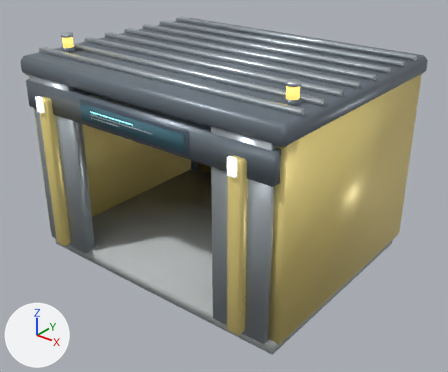
One commit to the glTF model assets/structures/krew_hq_ultra.glb: the scene before it, then after it.
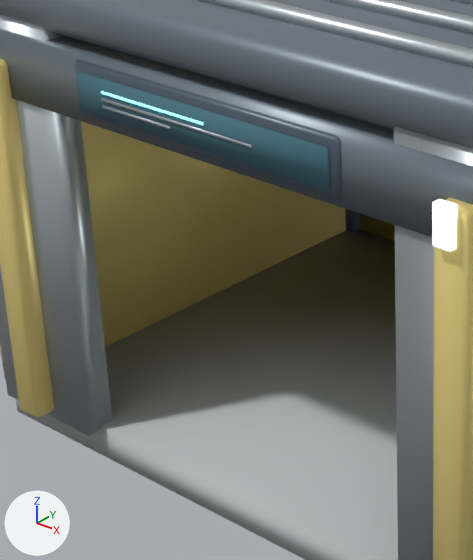
There are two pictures of each version: one whole from a 50 mm lens placed at (6.37, -7.96, 6.15), pointed at (0.22, -0.27, 1.38), one close up on the part from 11% to 54% of the width and 20% to 82% of the height. The axes (+X, +Y, +Z) are drawn at lower left. The lights are the same throughout. The first two pictures are the older version. Where no turn or scale is listed for an object, it has been applied to the vertices.

In view in the first close-up: 'Body_black', 'Foundation_concrete', 'FrontFrame_steel', 'Header_dark', 'Lamp_ink', 'PortalTrim_yellow', 'RoofRib_steel', 'Roof_dark', 'ScreenGraphics_glow', 'ScreenGraphics_steel', 'SignScreen_screen', 'Wall_yellow' and 1 more.
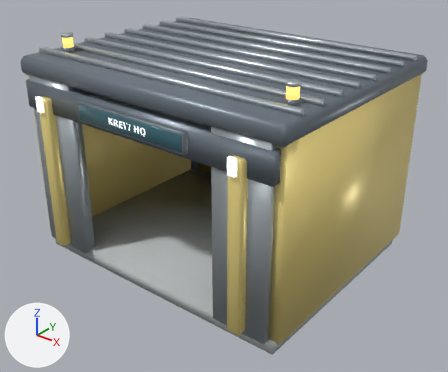
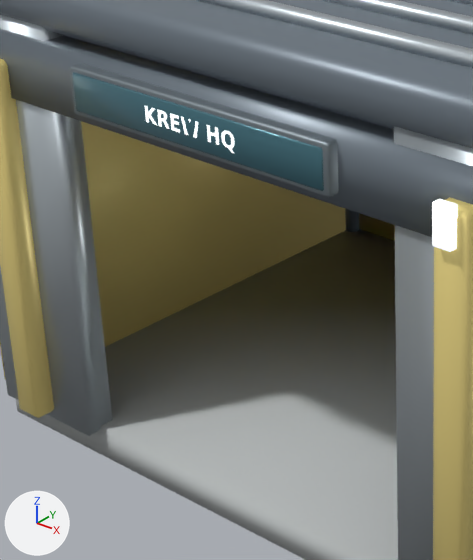
Pixel boxes [x1, y1, x2, y2] of what changed, in the close-ups (473 x 560 px):
'SignScreen_screen', deleted (cyan)
    before: [76, 71, 330, 191]
'SignPlate_glass', added (cyan)
    after: [72, 72, 324, 191]
'Body_black', deleted
    before: [75, 59, 343, 201]
'ScreenMount_frame', added
    after: [70, 63, 339, 197]
'ScreenGraphics_steel', deleted
    before: [101, 98, 252, 148]
'TypeLabel_white', added
    after: [145, 106, 235, 153]
'ScreenGraphics_glow', deleted
    before: [101, 91, 204, 125]

The change in detail:
Material 'white' (mat_white) is new.
Its base color is (0.906, 0.941, 0.929) (white #f4f8f7).
Its roughness is 0.38.
Its emission color is (0.679, 0.706, 0.697) (light grey #d7dbd9).
Its emission strength is 1.0.
Material 'glass' (mat_glass) is new.
Its base color is (0.0627, 0.173, 0.216) (cyan #477380).
Its metallic is 0.28.
Its roughness is 0.2.
Material 'frame' (mat_frame) is new.
Its base color is (0.224, 0.267, 0.294) (grey #828d94).
Its metallic is 0.65.
Its roughness is 0.49.
Mesh me_typelabel_white is new.
It has 119 vertices, 107 faces and spans x -0.382..0.382, y -2.246, z 2.943..3.073.
It uses material mat_white (white #f4f8f7, glowing light grey #d7dbd9).
Mesh me_signplate_glass is new.
It has 24 vertices, 44 faces and spans x -1.06..1.06, y -2.24..-2.2, z 2.88..3.14.
It uses material mat_glass (cyan #477380).
Mesh me_screenmount_frame is new.
It has 56 vertices, 108 faces and spans x -1.1..1.1, y -2.23..-2.09, z 2.84..3.17.
It uses material mat_frame (grey #828d94).
Object 'Body_black' (ob_body_black) is deleted.
Object 'SignScreen_screen' (ob_signscreen_screen) is deleted.
Object 'ScreenGraphics_glow' (ob_screengraphics_glow) is deleted.
Object 'ScreenGraphics_steel' (ob_screengraphics_steel) is deleted.
Object 'TypeLabel_white' (ob_typelabel_white) is new; it shows me_typelabel_white.
Its location is (0.0, 0.0, 0.0).
Object 'SignPlate_glass' (ob_signplate_glass) is new; it shows me_signplate_glass.
Its location is (0.0, 0.0, 0.0).
Object 'ScreenMount_frame' (ob_screenmount_frame) is new; it shows me_screenmount_frame.
Its location is (0.0, 0.0, 0.0).
